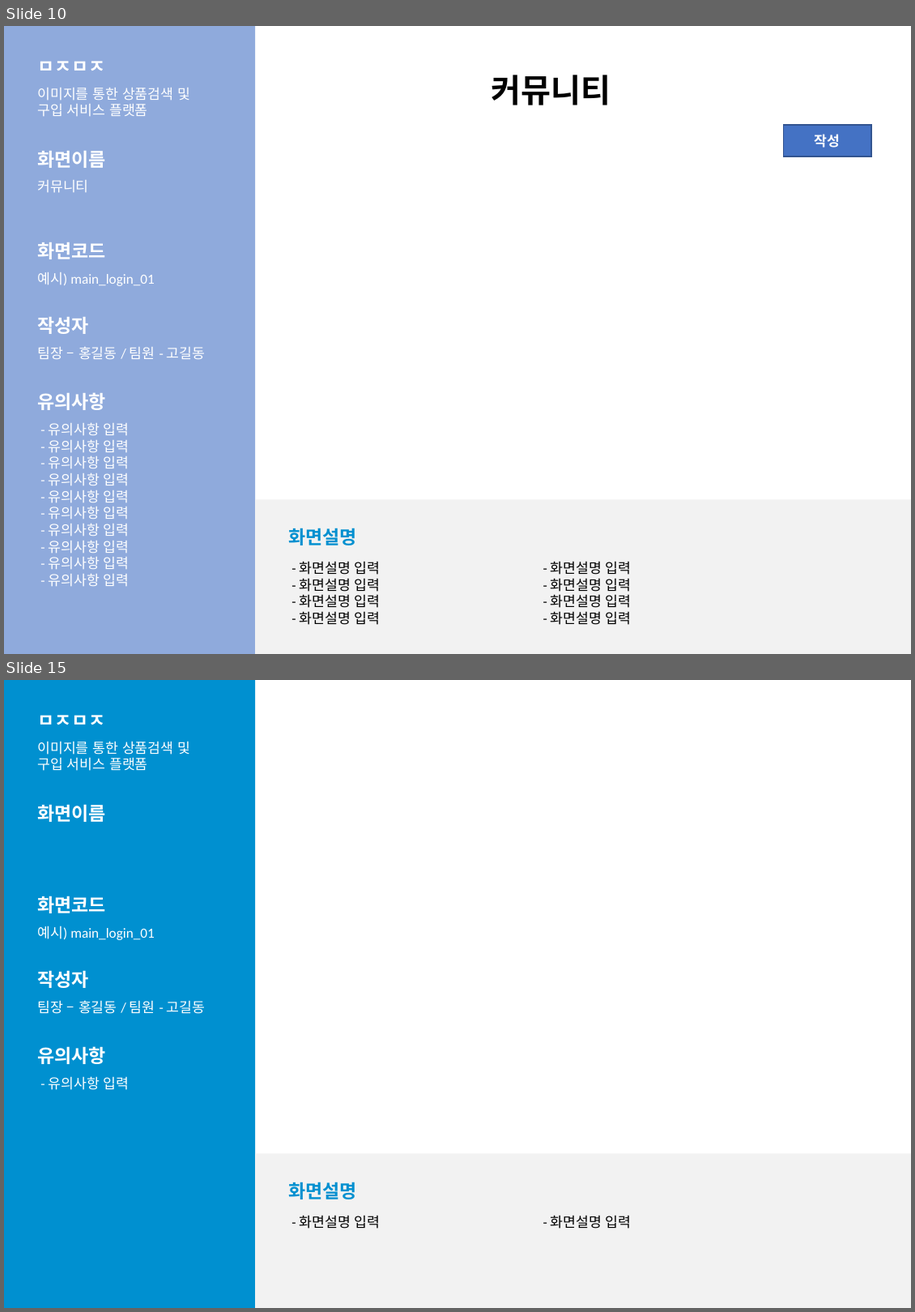
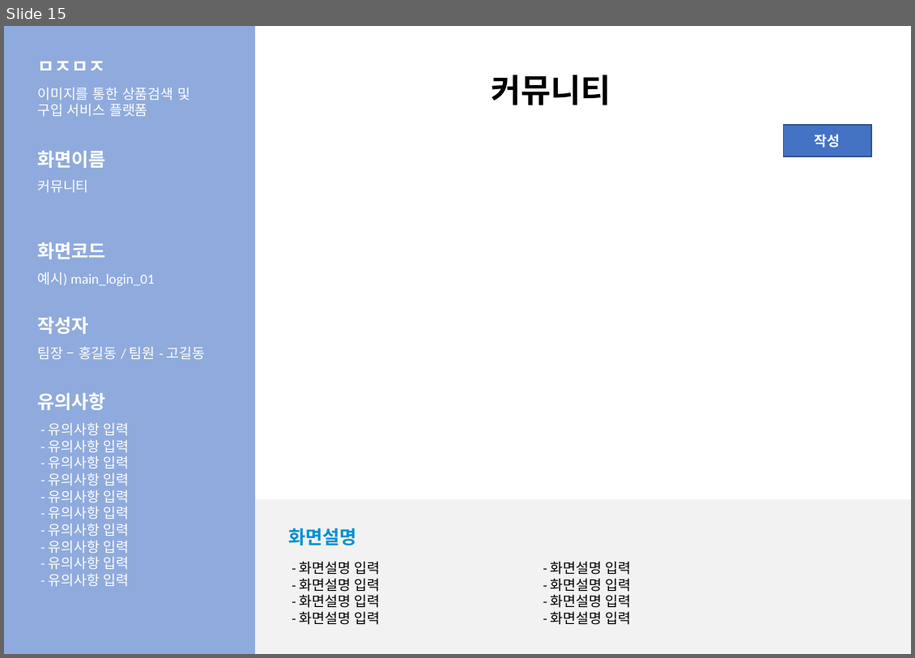
Before and after one commit to LeticiaKang/Project_Idol-Fandom-WebPlaform, a slide deck: 산출문서/화면설계서/화면설계서_서식(1조. HappyVirus).pptx. Shown one above the other, each under a label of ours: slides 10 and 15 before the commit, slide 15 after it; the slides between them are not shown. The pictures are 915x1312 and 915x658 pixels, drawn with LibreOffice and Linux fonts; fonts in the diff are those of the drawing. Boxes give left, top, right and bottom in pixels: in the first picture for what was removed or moved away, otherwise in the second. Text is boxed around its words. In the diff, an @@ line names an element or a change of style, - is before the commit and + after.

Commit message:
화면설계서
- 작성중

```diff
--- a/산출문서/화면설계서/화면설계서_서식(1조. HappyVirus).pptx
+++ b/산출문서/화면설계서/화면설계서_서식(1조. HappyVirus).pptx
@@ slide 15 removed at (x1=4, y1=680, x2=911, y2=1308), background #FFFFFF @@
@@ rectangle removed at (x1=4, y1=680, x2=255, y2=1308) @@
@@ text removed at (x1=37, y1=715, x2=105, y2=725) @@
-ㅁㅈㅁㅈ
@@ text removed at (x1=37, y1=741, x2=190, y2=771) @@
-이미지를 통한 상품검색 및 구입 서비스 플랫폼
@@ text removed at (x1=37, y1=804, x2=105, y2=822) @@
-화면이름
@@ text removed at (x1=37, y1=895, x2=105, y2=913) @@
-화면코드
@@ text removed at (x1=37, y1=925, x2=155, y2=940) @@
-예시) main_login_01
@@ text removed at (x1=37, y1=970, x2=88, y2=988) @@
-작성자
@@ text removed at (x1=37, y1=1000, x2=205, y2=1014) @@
-팀장 – 홍길동 / 팀원 - 고길동
@@ text removed at (x1=37, y1=1046, x2=105, y2=1064) @@
-유의사항
@@ text removed at (x1=49, y1=1076, x2=130, y2=1090) @@
-- 유의사항 입력
@@ rectangle removed at (x1=255, y1=1154, x2=911, y2=1308) @@
@@ text removed at (x1=289, y1=1181, x2=357, y2=1199) @@
-화면설명
@@ text removed at (x1=300, y1=1215, x2=381, y2=1228) @@
-- 화면설명 입력
@@ text removed at (x1=551, y1=1215, x2=632, y2=1228) @@
-- 화면설명 입력
@@ what was slide 10 is now slide 15 @@
```
Also in this commit, not shown: 7 slides changed, 1 slide added.
